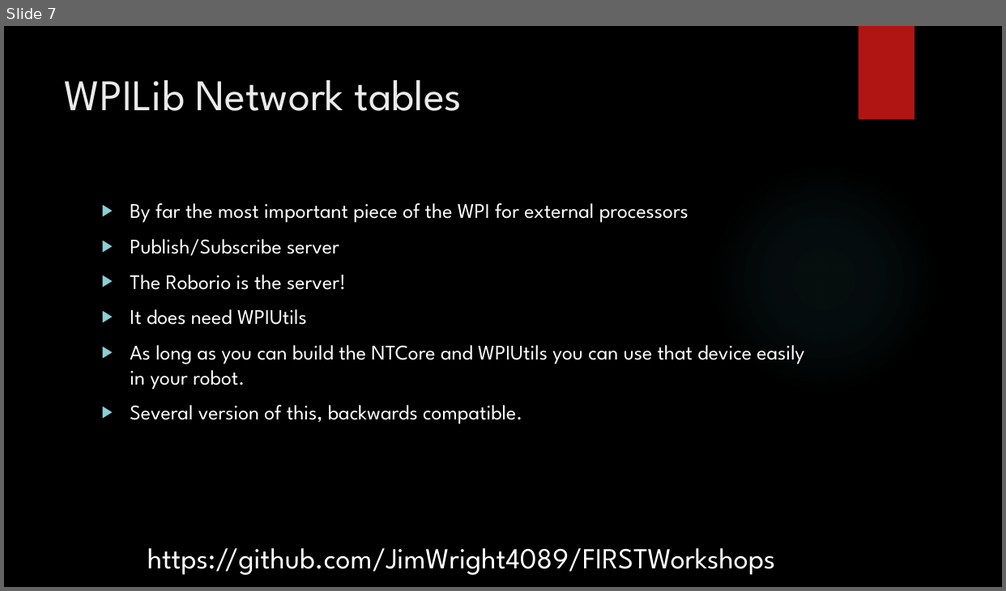
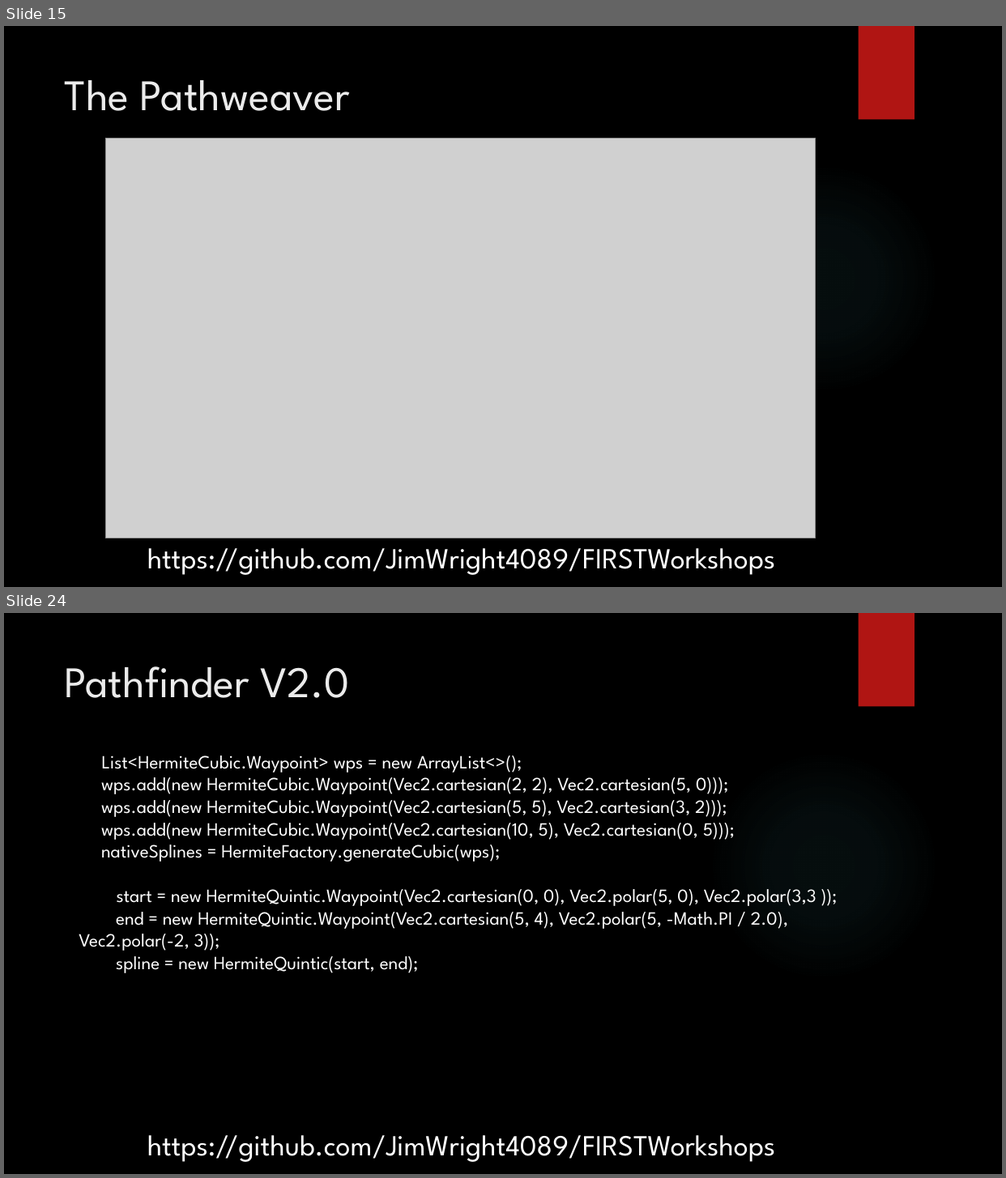
Before and after one commit to JimWright4089/FIRSTWorkshops, a slide deck: FRC/2019/Pathfinding/Pathfinding.pptx. Shown one above the other, each under a label of ours: slide 7 before the commit, slides 15 and 24 after it; the slides between them are not shown. The pictures are 1006x591 and 1006x1178 pixels, drawn with LibreOffice and Linux fonts; fonts in the diff are those of the drawing; grey boxes stand for pictures; background and template pictures are left out. Boxes give left, top, right and bottom in pixels: in the first picture for what was removed or moved away, otherwise in the second. Text is boxed around its words. In the diff, an @@ line names an element or a change of style, - is before the commit and + after.

```diff
--- a/FRC/2019/Pathfinding/Pathfinding.pptx
+++ b/FRC/2019/Pathfinding/Pathfinding.pptx
@@ slide 24 added at bbox=[4, 613, 1002, 1174], background picture (left out); not listed: 2 template elements that a slide beside it also shows @@
@@ title added at bbox=[65, 666, 349, 698], 42 pt, text #EBEBEB @@
+Pathfinder V2.0
@@ text added at bbox=[101, 756, 735, 862], 18 pt, text #FFFFFF @@
+List<HermiteCubic.Waypoint> wps = new ArrayList<>();
+wps.add(new HermiteCubic.Waypoint(Vec2.cartesian(2, 2), Vec2.cartesian(5, 0)));
+wps.add(new HermiteCubic.Waypoint(Vec2.cartesian(5, 5), Vec2.cartesian(3, 2)));
+wps.add(new HermiteCubic.Waypoint(Vec2.cartesian(10, 5), Vec2.cartesian(0, 5)));
+nativeSplines = HermiteFactory.generateCubic(wps);
@@ text added at bbox=[79, 889, 816, 973], 18 pt, text #FFFFFF @@
+start = new HermiteQuintic.Waypoint(Vec2.cartesian(0, 0), Vec2.polar(5, 0), Vec2.polar(3,3 ));
+end = new HermiteQuintic.Waypoint(Vec2.cartesian(5, 4), Vec2.polar(5, -Math.PI / 2.0), Vec2.polar(-2, 3));
+spline = new HermiteQuintic(start, end);
@@ text added at bbox=[147, 1135, 775, 1162], 28 pt, text #FFFFFF @@
+https://github.com/JimWright4089/FIRSTWorkshops
@@ what was slide 7 is now slide 15 @@
@@ slide 15 changed as well @@
@@ title at bbox=[65, 80, 350, 111]: text changed @@
-WPILib Network tables
+The Pathweaver
@@ picture added at bbox=[105, 139, 816, 538] @@
@@ text removed at bbox=[130, 203, 804, 425] @@
-▶ By far the most important piece of the WPI for external processors
-▶ Publish/Subscribe server
-▶ The Roborio is the server!
-▶ It does need WPIUtils
-▶ As long as you can build the NTCore and WPIUtils you can use that device easily in your robot.
-▶ Several version of this, backwards compatible.
```
Also in this commit, not shown: 10 other slides changed, 12 other slides added, 9 slides removed.
